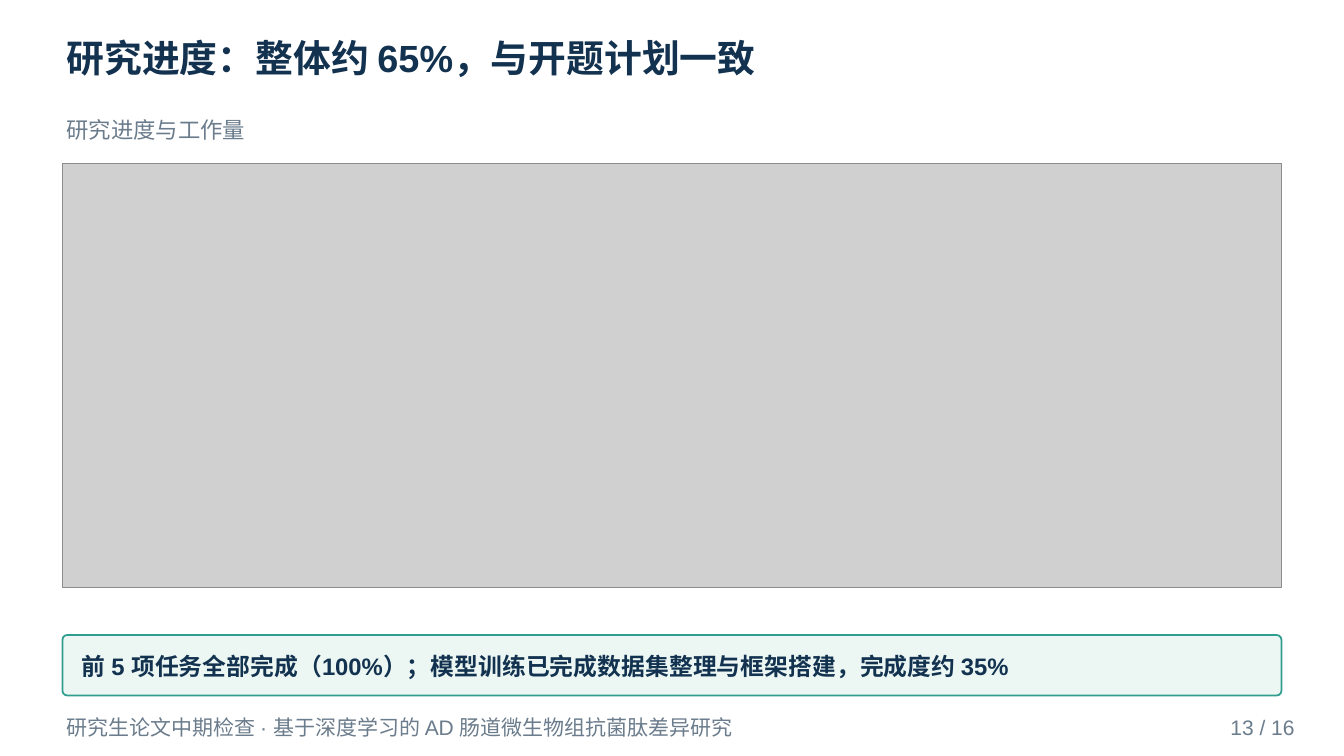
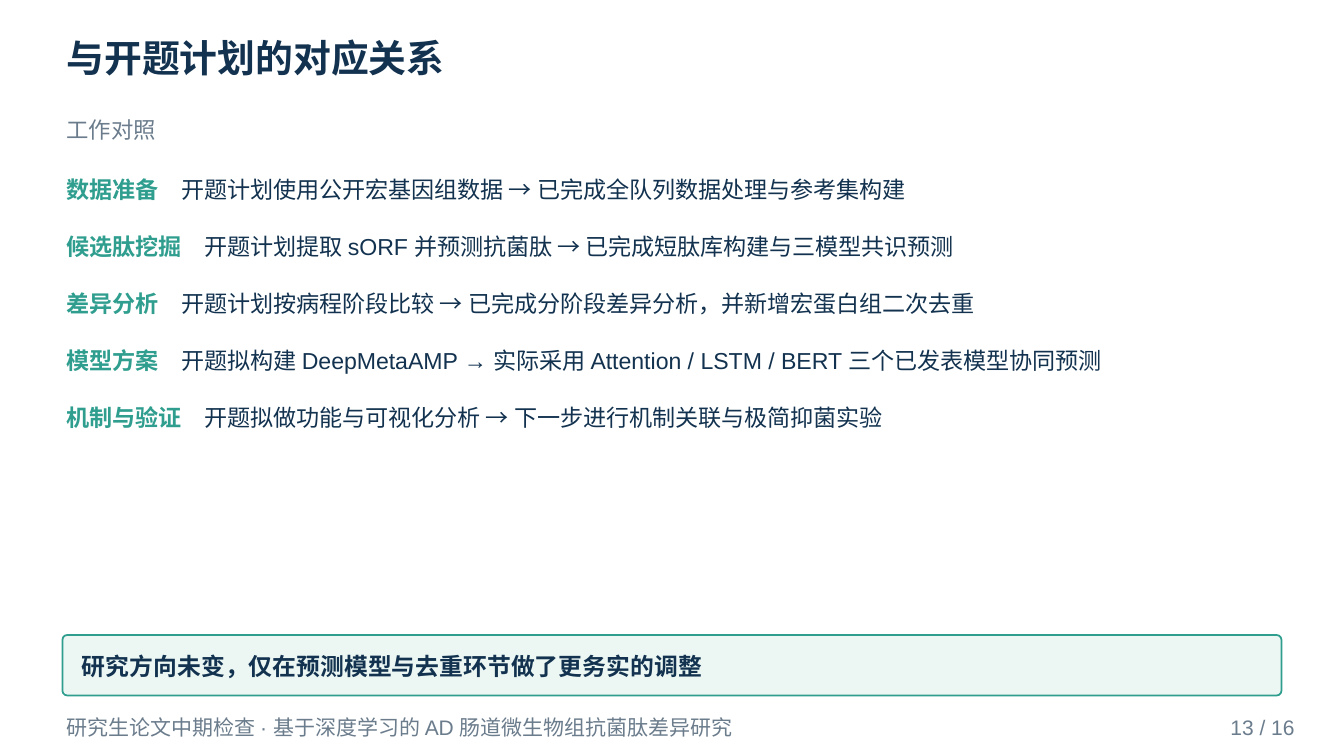
Before and after one commit to mqgg5630-cyber/zhongqi, a slide deck: slide 13 of deliverable/中期答辩.pptx. Drawn at 1344x756 pixels with LibreOffice and Linux fonts; fonts in the diff are those of the drawing; grey boxes stand for pictures. Boxes give left, top, right and bottom in pixels: in the first picture for what was removed or moved away, otherwise in the second. Text is boxed around its words. In the diff, an @@ line names an element or a change of style, - is before the commit and + after.

```diff
--- a/deliverable/中期答辩.pptx
+++ b/deliverable/中期答辩.pptx
@@ text at (67, 39, 445, 76): text changed @@
-研究进度：整体约 65%，与开题计划一致
+与开题计划的对应关系
@@ text at (67, 119, 156, 140): text changed @@
-研究进度与工作量
+工作对照
@@ picture removed at (63, 163, 1281, 588) @@
@@ text added at (67, 178, 1101, 428), 16.5 pt, text #12324F @@
+数据准备 开题计划使用公开宏基因组数据 → 已完成全队列数据处理与参考集构建
+候选肽挖掘 开题计划提取 sORF 并预测抗菌肽 → 已完成短肽库构建与三模型共识预测
+差异分析 开题计划按病程阶段比较 → 已完成分阶段差异分析，并新增宏蛋白组二次去重
+模型方案 开题拟构建 DeepMetaAMP → 实际采用 Attention / LSTM / BERT 三个已发表模型协同预测
+机制与验证 开题拟做功能与可视化分析 → 下一步进行机制关联与极简抑菌实验
@@ text in rounded rectangle at (82, 654, 702, 678): text changed @@
-前 5 项任务全部完成（100%）；模型训练已完成数据集整理与框架搭建，完成度约 35%
+研究方向未变，仅在预测模型与去重环节做了更务实的调整
```
Also in this commit, not shown: 12 other slides changed, 1 slide added, 1 slide removed, 24 other files.
